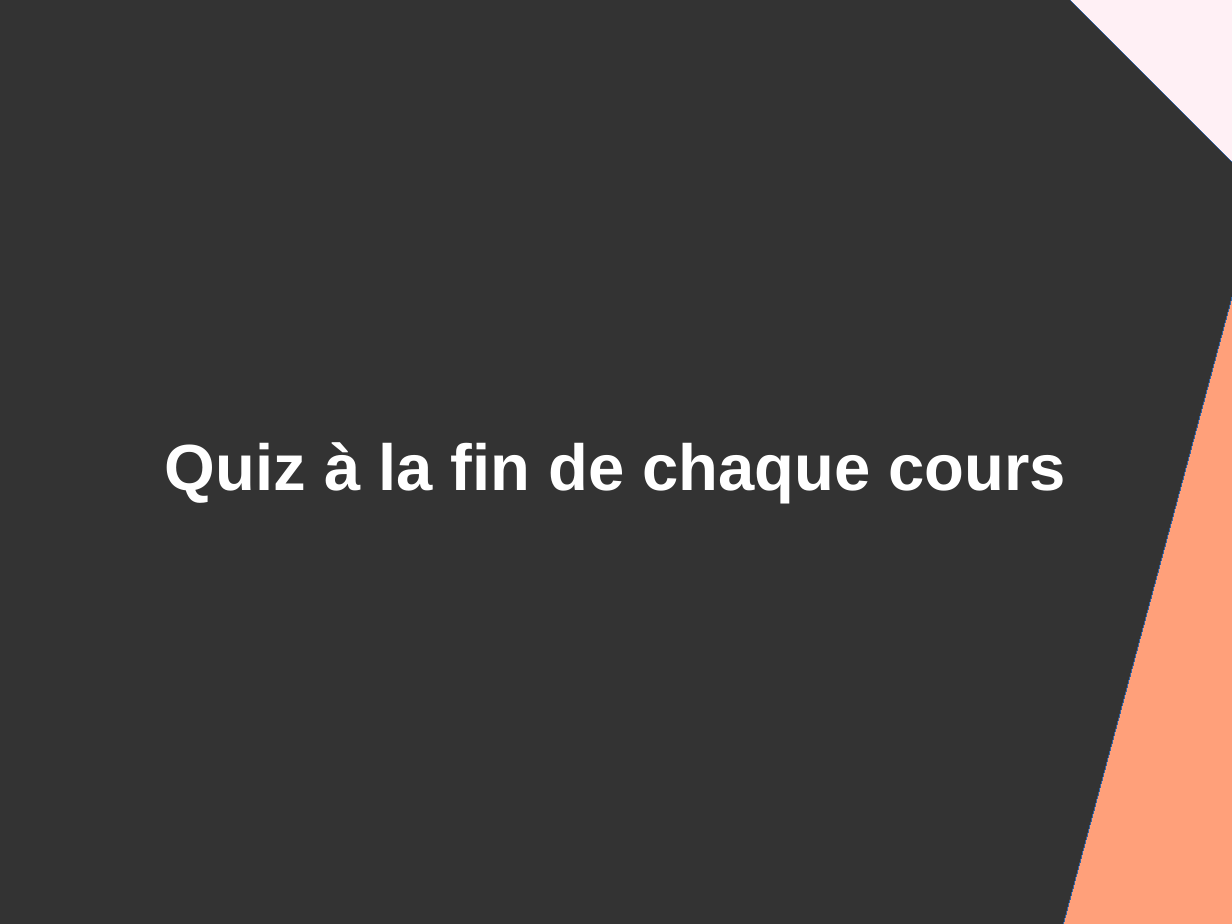
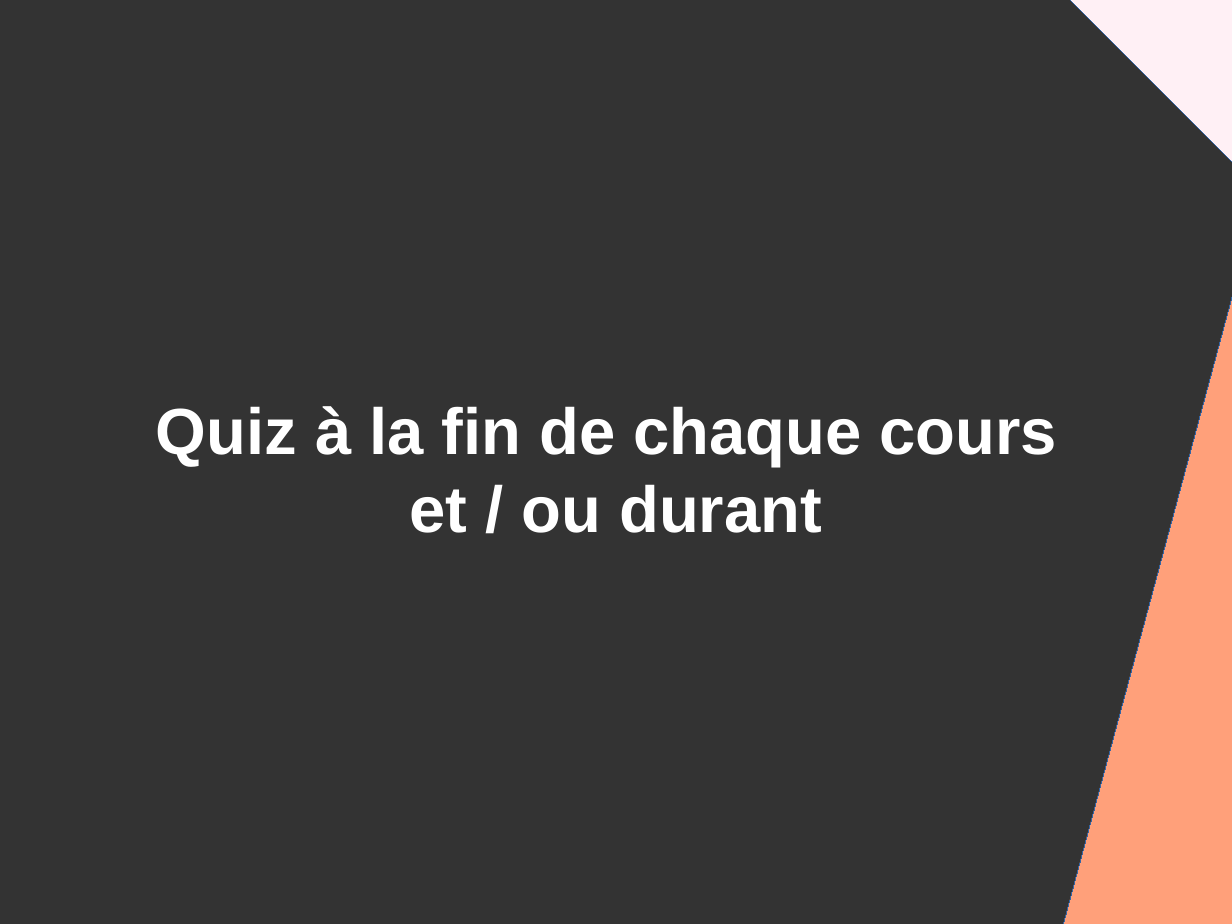
Before and after one commit to DanYellow/presentations, a slide deck: slide 4 of mmi/html/travaux-pratiques/numero-1/presentation.odp. Drawn at 1232x924 pixels with LibreOffice and Linux fonts; fonts in the diff are those of the drawing. Boxes give left, top, right and bottom in pixels: in the first picture for what was removed or moved away, otherwise in the second. Text is boxed around its words. In the diff, an @@ line names an element or a change of style, - is before the commit and + after.

```diff
--- a/mmi/html/travaux-pratiques/numero-1/presentation.odp
+++ b/mmi/html/travaux-pratiques/numero-1/presentation.odp
@@ title at (156,406,1057,533): text changed @@
-Quiz à la fin de chaque cours
+Quiz à la fin de chaque cours
+et / ou durant
```
Also in this commit, not shown: 6 other slides changed, 12 slides added, 2 slides removed, 4 other files.
